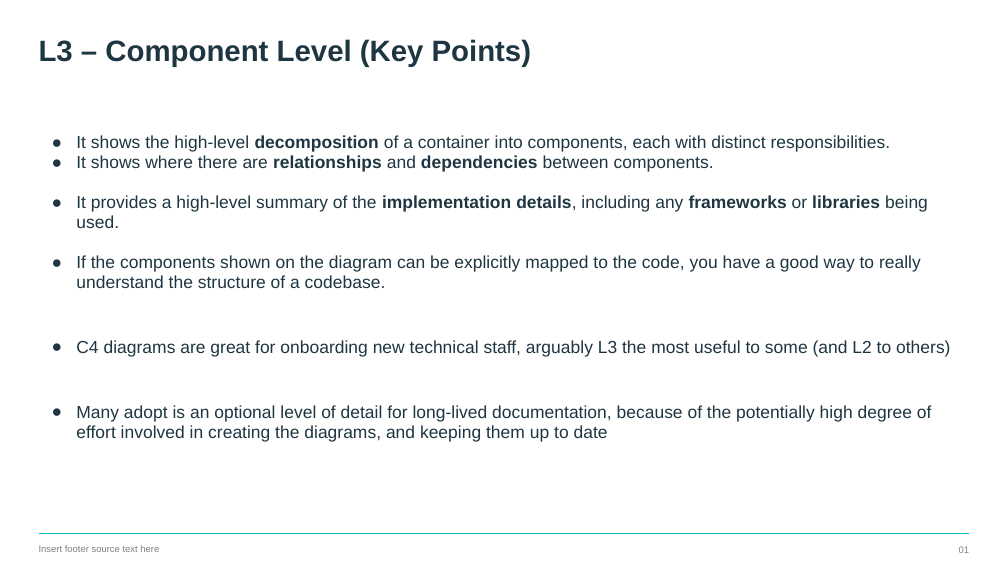
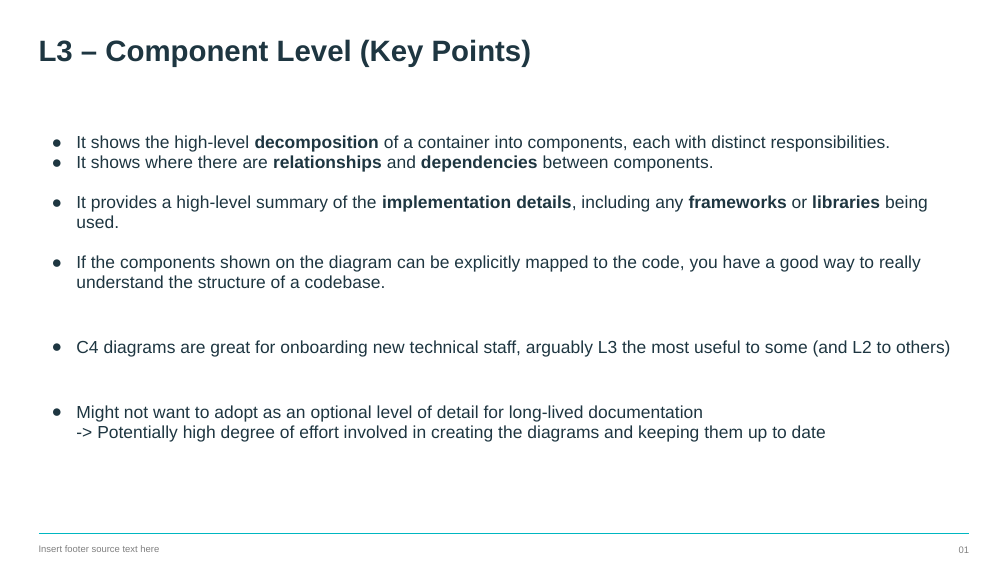
Before and after one commit to FrancisChung/introduction-to-c4-diagrams, a slide deck: slide 36 of slides/Introduction to C4 diagrams - Shift.pptx (slide 38 before the commit). Drawn at 1008x567 pixels with LibreOffice and Linux fonts; fonts in the diff are those of the drawing; background and template pictures are left out. Boxes give left, top, right and bottom in pixels: in the first picture for what was removed or moved away, otherwise in the second. Text is boxed around its words. In the diff, an @@ line names an element or a change of style, - is before the commit and + after.

Commit message:
Final Version

```diff
--- a/slides/Introduction to C4 diagrams - Shift.pptx
+++ b/slides/Introduction to C4 diagrams - Shift.pptx
@@ text at box(76, 405, 826, 441): text changed @@
-● Many adopt is an optional level of detail for long-lived documentation, because of the potentially high degree of effort involved in creating the diagrams, and keeping them up to date
+● Might not want to adopt as an optional level of detail for long-lived documentation
+  -> Potentially high degree of effort involved in creating the diagrams and keeping them up to date
```
Also in this commit, not shown: 11 other slides changed, 1 slide added, 65 slides removed.
